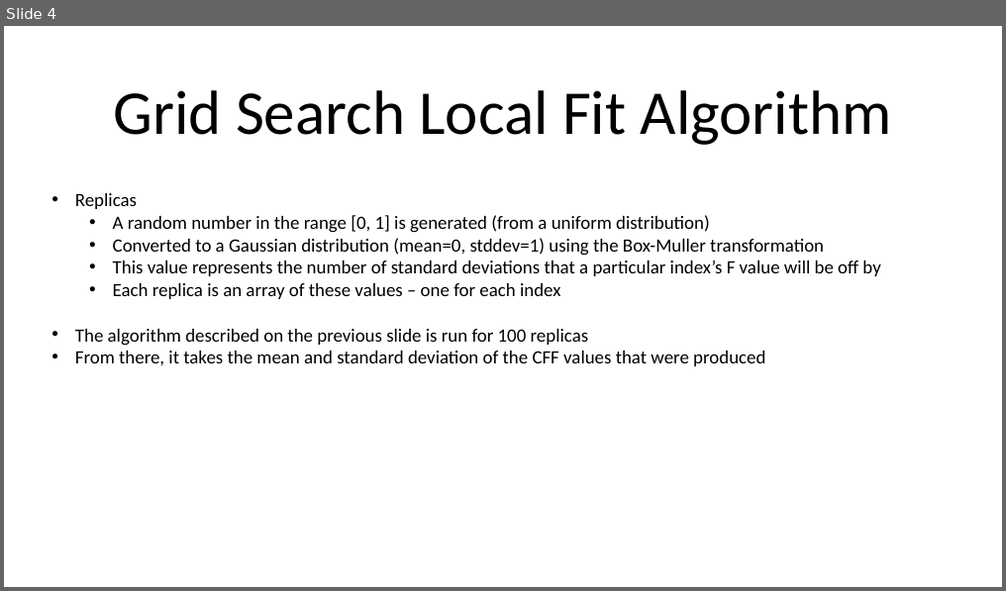
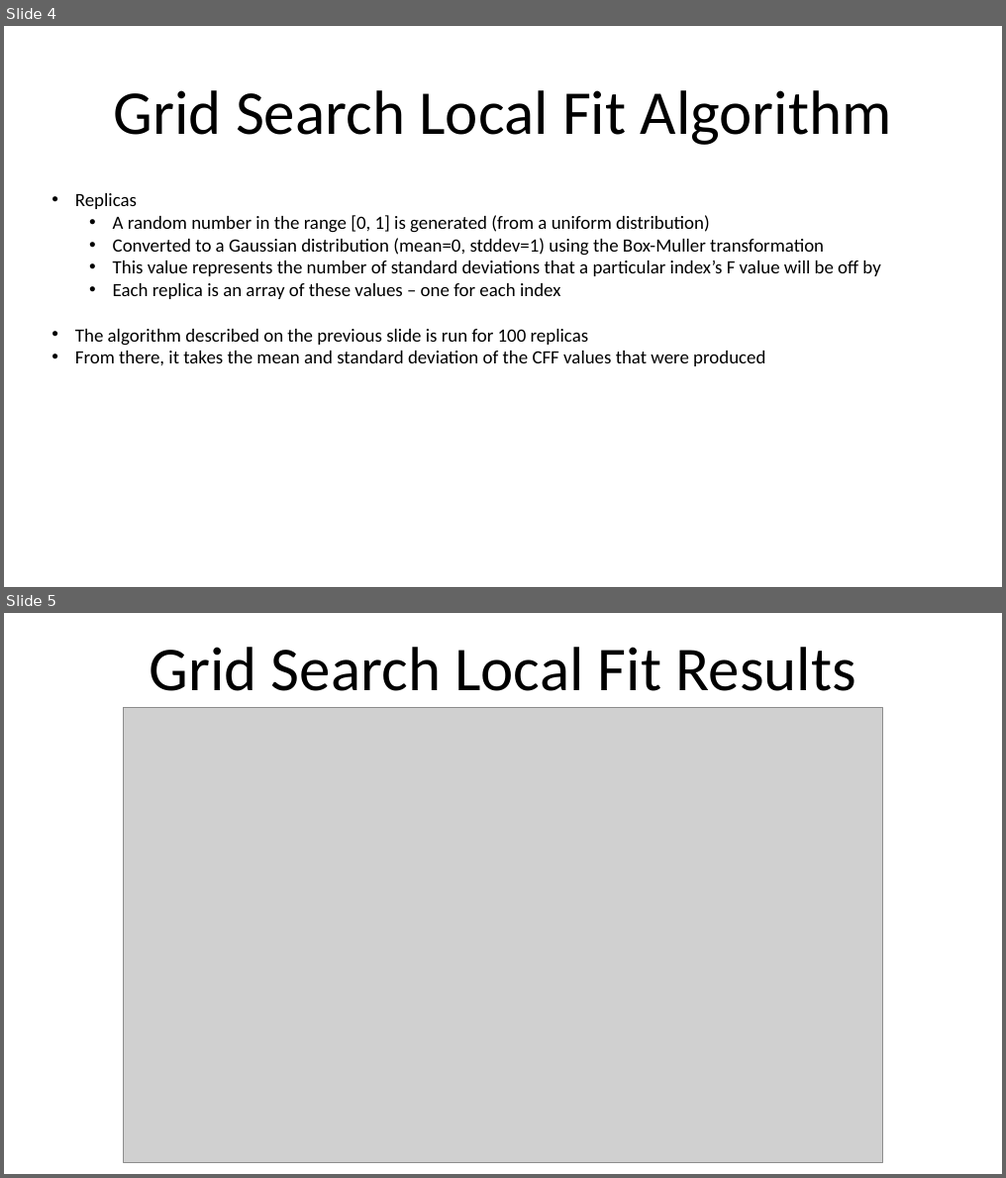
Before and after one commit to extraction-tools/ANN, a slide deck: Nathan/grid_search/Grid Search Fitting Methods.pptx. Shown one above the other, each under a label of ours: slide 4 before the commit, slides 4 and 5 after it. The pictures are 1006x591 and 1006x1178 pixels, drawn with LibreOffice and Linux fonts; fonts in the diff are those of the drawing; grey boxes stand for pictures. Boxes give left, top, right and bottom in pixels: in the first picture for what was removed or moved away, otherwise in the second. Text is boxed around its words. In the diff, an @@ line names an element or a change of style, - is before the commit and + after.

```diff
--- a/Nathan/grid_search/Grid Search Fitting Methods.pptx
+++ b/Nathan/grid_search/Grid Search Fitting Methods.pptx
@@ slide 5 added at [4, 613, 1002, 1174], background #FFFFFF @@
@@ text added at [150, 647, 856, 691], 60 pt, text #000000 @@
+Grid Search Local Fit Results
@@ picture added at [124, 707, 883, 1162] @@
```
Also in this commit, not shown: 27 other files.
